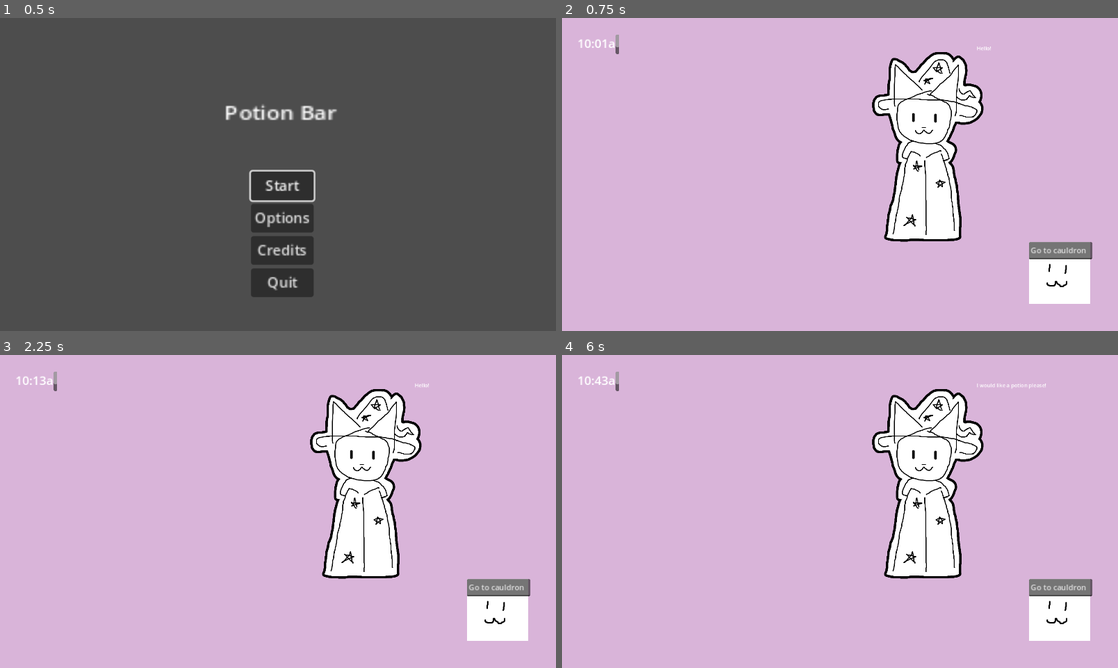
Above: before the commit, frames 1-4 (two rows, left to right).
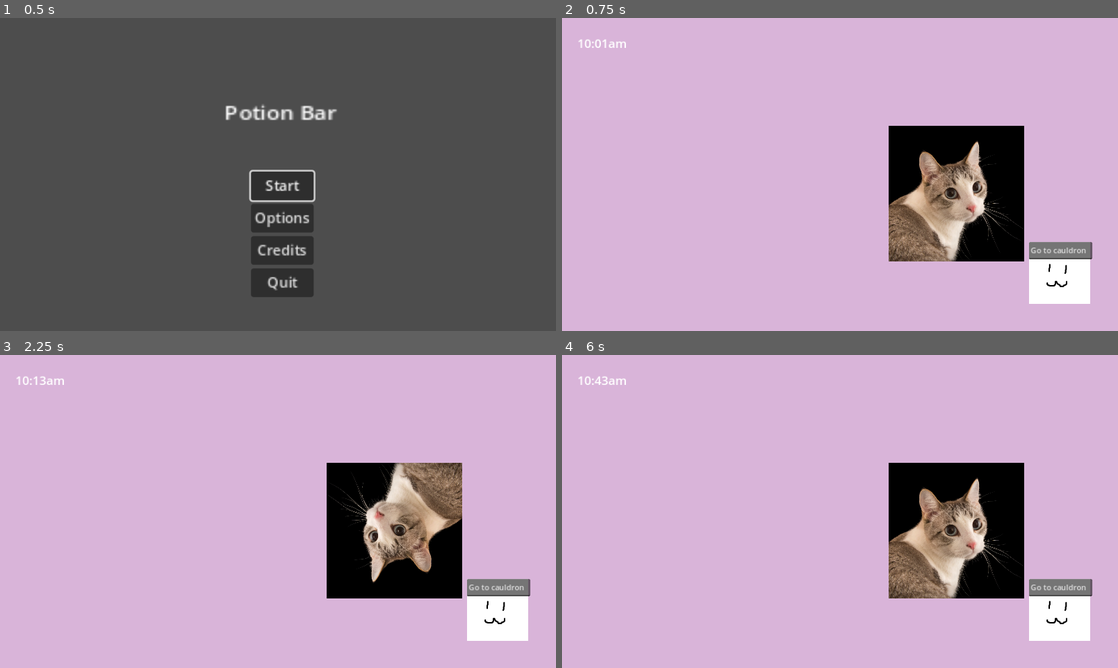
Above: after the commit, the same moments.

Repository: emeryplyler/potionbar
Game: Godot game, scene res://scenes/menu.tscn
Two runs of this game, one before a commit and one after it. Both use one fixed random seed, a clock stepped at 60 frames per second and the inputs below.
Inputs (mouse positions are in pixels of both pictures, inside the frame that each line leads up to):
- Up to frame 1 (0.5 s): no input
- Up to frame 2 (0.75 s): click "Start" at 0.5 s
- Up to frame 3 (2.25 s): click (500, 608) at 1.25 s; click (500, 608) at 2 s
- Up to frame 4 (6 s): click (1062, 608) at 2.75 s; click (1062, 608) at 3.5 s; click (1062, 608) at 4.25 s; click (1062, 608) at 5 s; tap Enter at 5.75 s; move the mouse to (962, 495) at 5.77 s; click (962, 495) at 5.92 s

Frame 1 is identical in both runs. In frame 2, 14% of the frame differs, in the area x 9-84%, y 5-78%; in frame 3, 14%; in frame 4, 14%, in the area x 9-87%, y 5-78%.
Error before the commit: Invalid call. Nonexistent function 'getScript' in base 'Node2D'. (res://scenes/BarScene.gd:35)

Commit message:
randomize order :8ball:

Diff:
--- /dev/null
+++ b/Scripts/CustomerClass.gd
@@ -0,0 +1,27 @@
+extends Node
+class_name CustomerBase
+
+var carrots:bool = false
+var onions:bool = false
+#var order = [carrots, onions]
+var order:Dictionary = {}
+
+# Called when the node enters the scene tree for the first time.
+func _ready():
+	randomize()
+	#for i in order.size():
+		#order[i] = randi_range(0, 1)
+		#print(order[i])
+
+	order = {"carrots": (randtf()),
+			"onions": (randtf())}
+
+	print("order is: ", order)
+
+func randtf():
+	if randi_range(0,1): return true
+	else: return false
+
+# Called every frame. 'delta' is the elapsed time since the previous frame.
+func _process(delta):
+	pass
--- /dev/null
+++ b/prefabs/customer1.tscn
@@ -0,0 +1,11 @@
+[gd_scene load_steps=3 format=3 uid="uid://ct17c7cctd4nc"]
+
+[ext_resource type="PackedScene" uid="uid://b2ymsqwjo1jvi" path="res://prefabs/customer_base.tscn" id="1_mvnwp"]
+[ext_resource type="Texture2D" uid="uid://dl4hgwbn8p62y" path="res://assets/kittie.png" id="2_k0kot"]
+
+[node name="CustomerBase" instance=ExtResource("1_mvnwp")]
+
+[node name="Kittie" type="Sprite2D" parent="." index="0"]
+rotation = 3.14159
+scale = Vector2(0.5, 0.5)
+texture = ExtResource("2_k0kot")
--- /dev/null
+++ b/prefabs/customer2.tscn
@@ -0,0 +1,9 @@
+[gd_scene load_steps=2 format=3 uid="uid://cv70aypg86rhx"]
+
+[ext_resource type="Texture2D" uid="uid://dl4hgwbn8p62y" path="res://assets/kittie.png" id="1_rmi5e"]
+
+[node name="Customer2" type="Node2D"]
+
+[node name="Kittie" type="Sprite2D" parent="."]
+scale = Vector2(0.5, 0.5)
+texture = ExtResource("1_rmi5e")
--- /dev/null
+++ b/prefabs/customer_base.tscn
@@ -0,0 +1,6 @@
+[gd_scene load_steps=2 format=3 uid="uid://b2ymsqwjo1jvi"]
+
+[ext_resource type="Script" path="res://Scripts/CustomerClass.gd" id="1_w80ig"]
+
+[node name="CustomerBase" type="Node2D"]
+script = ExtResource("1_w80ig")
--- a/scenes/BarScene.gd
+++ b/scenes/BarScene.gd
@@ -6,20 +6,26 @@
 @onready var clock = get_node("/root/Clock")
 @onready var clock_display = get_node("UI/Clock")
 var myNode = preload("res://scenes/temp_customer.tscn")
+var customer1 = preload("res://prefabs/customer1.tscn")
+var customer2 = preload("res://prefabs/customer2.tscn")
 var orders = 0
 var instance
 # Called when the node enters the scene tree for the first time.
 func _ready():
 	#instantiates obj, can be made into method
-	instance = myNode.instantiate()
+	randomize()
+	var customers = [myNode, customer1, customer2]
+	var kinds = customers[randi() % customers.size()]
+	instance = kinds.instantiate()
+	#instance = myNode.instantiate()
 	instance.position = get_node("Customers/Ordering").position
 	add_child(instance)
+
+	#randomize()
 
 	num_customers = 0
 	if clock == null:
 		print("Clock Not Found")
-	else:
-		print("Clock!")
 
 	if clock.get_child(0).time_left == 0: # restart timer if timed out
 		clock.get_child(0).start()
@@ -32,8 +38,6 @@
 	if num_customers == 0:
 		pass
 
-	if instance.getScript().acceptOrder:
-		print("accepted")
 
 
 func _on_go_to_cauldron_button_up():
--- a/scenes/BarScene.tscn
+++ b/scenes/BarScene.tscn
@@ -55,7 +55,7 @@
 layout_mode = 0
 offset_left = 32.0
 offset_top = 34.0
-offset_right = 119.0
+offset_right = 144.0
 offset_bottom = 75.0
 theme = ExtResource("3_0d4tm")
 theme_override_font_sizes/normal_font_size = 25
Binary file added: assets/kittie.png
Not shown, added: assets/kittie.png.import
